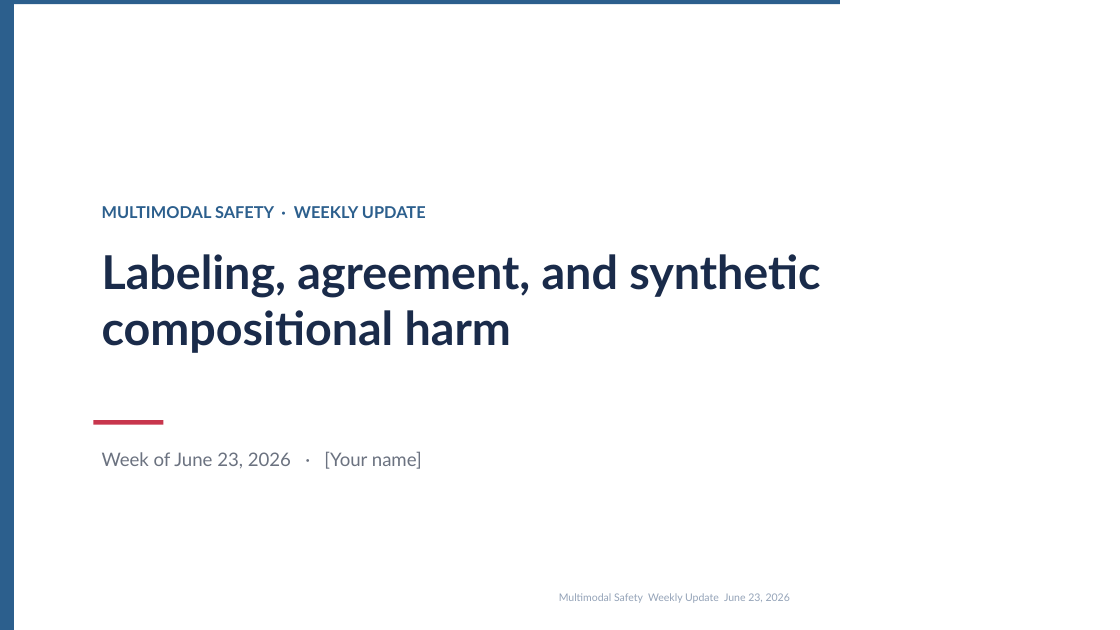
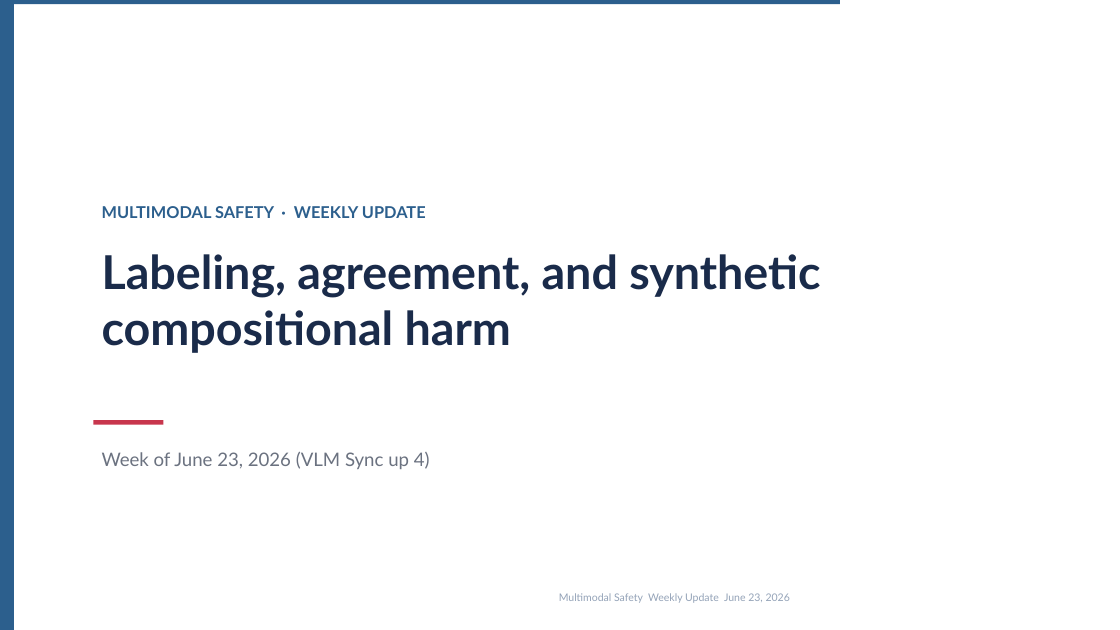
Before and after one commit to kunjcr2/A10-Internship-Progress, a slide deck: slide 1 of week-05/VLMSync4.pptx. Drawn at 1120x630 pixels with LibreOffice and Linux fonts; fonts in the diff are those of the drawing. Boxes give left, top, right and bottom in pixels: in the first picture for what was removed or moved away, otherwise in the second. Text is boxed around its words. In the diff, an @@ line names an element or a change of style, - is before the commit and + after.

Commit message:
half done week 5 day 3

```diff
--- a/week-05/VLMSync4.pptx
+++ b/week-05/VLMSync4.pptx
@@ text at (102, 452, 430, 469): text changed @@
-Week of June 23, 2026 · [Your name]
+Week of June 23, 2026 (VLM Sync up 4)
```
Also in this commit, not shown: 12 other slides changed, 1 slide added, 2 slides removed, 1 other file.
